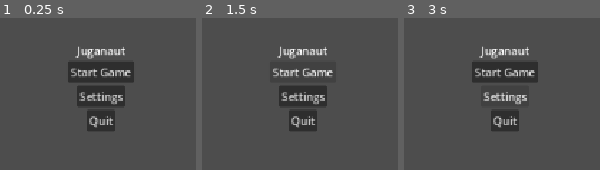
Above: before the commit, frames 1-3 (left to right).
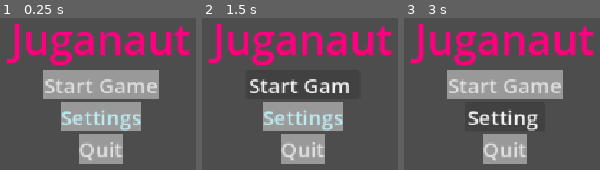
Above: after the commit, the same moments.

Repository: SirVincelot24/juganaut-godot
Game: Godot game, scene res://scenes/MainMenu.tscn
Same seed, same stepped clock (60 frames per second), same inputs: the game is played once before the commit and once after it.
Inputs:
- Up to frame 1 (0.25 s): no input
- Up to frame 2 (1.5 s): click "Start Game" at 0.5 s; click "Start Game" at 1.25 s
- Up to frame 3 (3 s): click "Start Game" at 2 s; click "Settings" at 2.75 s

The runs differ from the first frame. In frame 1, 34% of the frame differs, in the area x 3-97%, y 3-97%; in frame 2, 26%; in frame 3, 28%.
Error before the commit: Parse Error: Could not preload resource file "res://themes/mainTheme.tres". (res://scripts/theme_manager.gd:7)

Commit message:
fix broken main theme

Diff:
--- a/themes/mainTheme.tres
+++ b/themes/mainTheme.tres
@@ -1,10 +1,7 @@
 [gd_resource type="Theme" format=3 uid="uid://crsft51r0vgyc"]
-
-[ext_resource type="StyleBox" uid="uid://di55c7uwfr23k" path="res://themes/button.tres" id="1_mbucg"]
 
 [resource]
 Button/font_sizes/font_size = 30
-Button/styles/normal = ExtResource("1_mbucg")
 SettingsButton/base_type = &"Button"
 StartButton/base_type = &"Button"
 TitleLabel/base_type = &"Label"
